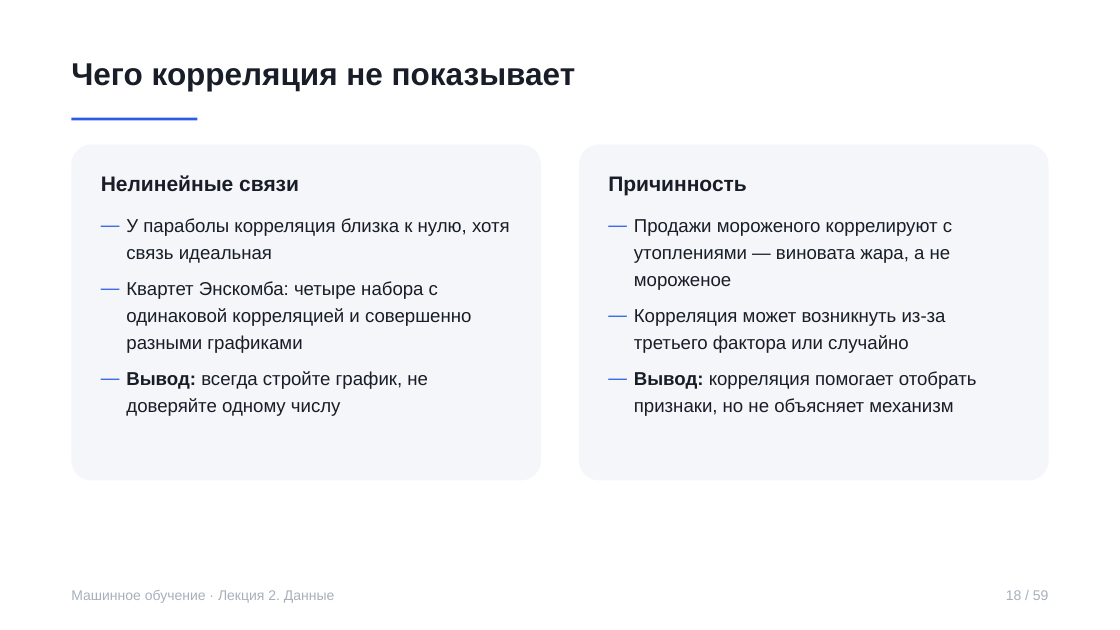
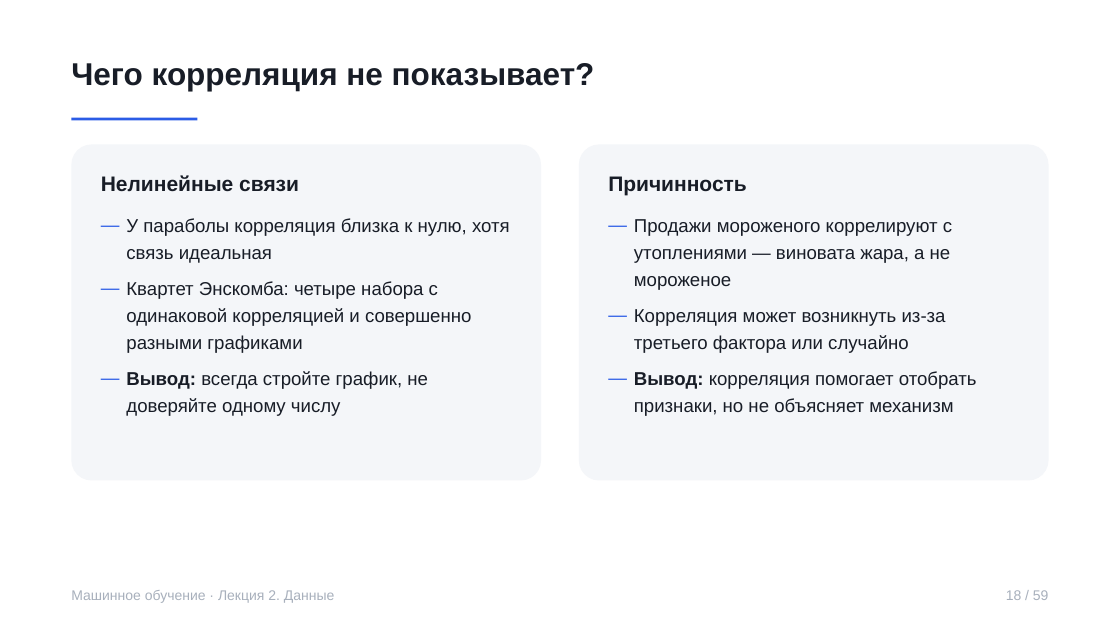
Before and after one commit to rustam-azimov/ml-course-hse, a slide deck: slide 18 of lectures/lecture02.pptx. Drawn at 1120x630 pixels with LibreOffice and Linux fonts; fonts in the diff are those of the drawing. Boxes give left, top, right and bottom in pixels: in the first picture for what was removed or moved away, otherwise in the second. Text is boxed around its words. In the diff, an @@ line names an element or a change of style, - is before the commit and + after.

```diff
--- a/lectures/lecture02.pptx
+++ b/lectures/lecture02.pptx
@@ text at <box>71,63,595,91</box>: text changed @@
-Чего корреляция не показывает
+Чего корреляция не показывает?
```
Also in this commit, not shown: 9 other slides changed, 2 other files.
